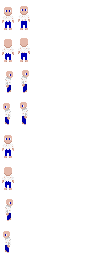
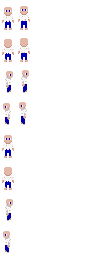
Comparing the layer stacks of the two 96px x 256px images. Changes:
painted on "Hintergrund" over box(19, 102, 28, 125)
